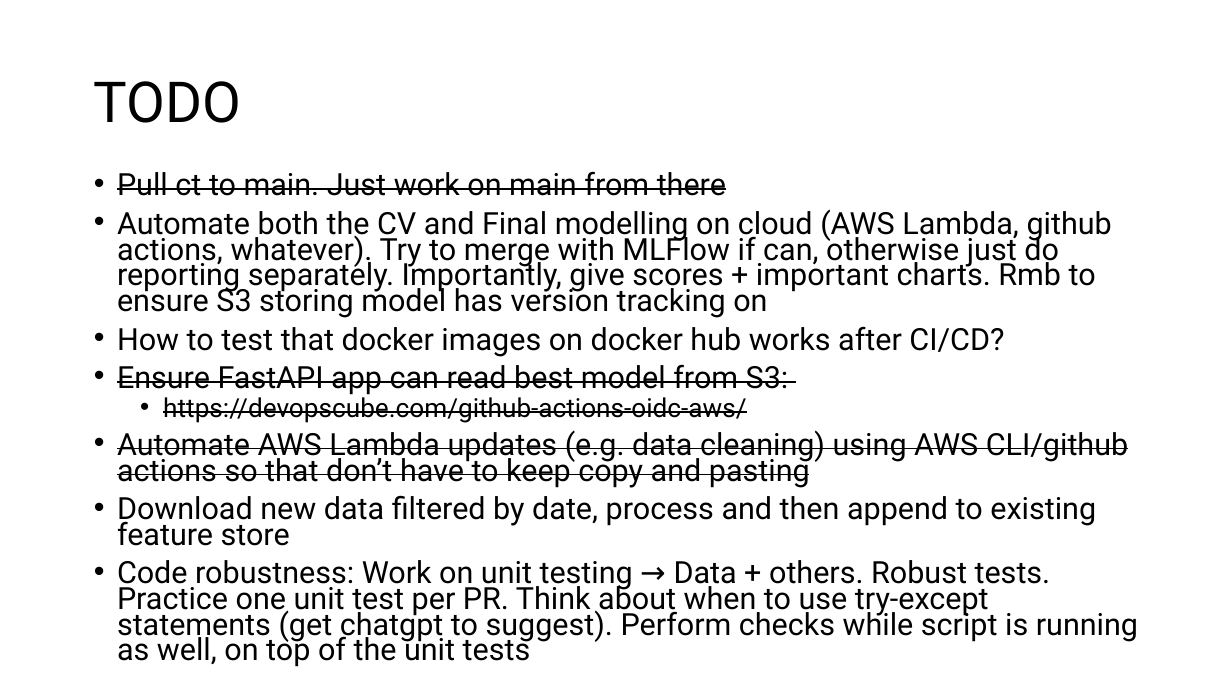
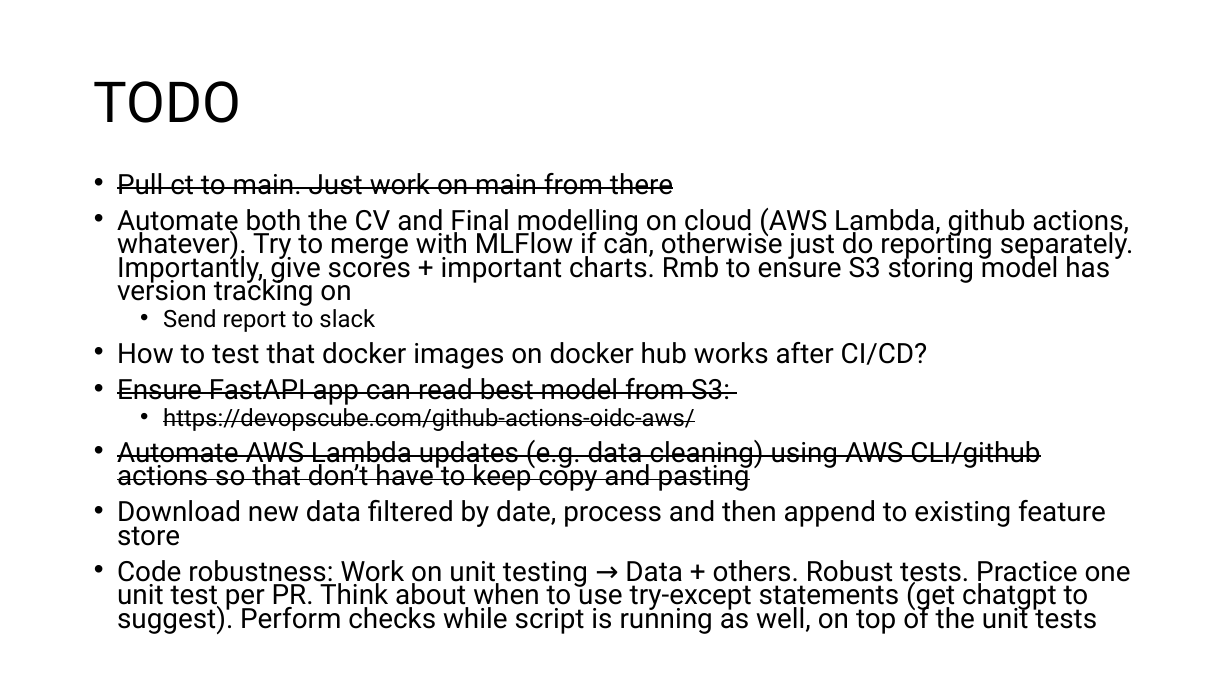
Before and after one commit to ziyu-toh/hdb-resale-prediction, a slide deck: slide 7 of docs/Architecture Overview.pptx. Drawn at 1232x693 pixels with LibreOffice and Linux fonts; fonts in the diff are those of the drawing. Boxes give left, top, right and bottom in pixels: in the first picture for what was removed or moved away, otherwise in the second. Text is boxed around its words. In the diff, an @@ line names an element or a change of style, - is before the commit and + after.

```diff
--- a/docs/Architecture Overview.pptx
+++ b/docs/Architecture Overview.pptx
@@ text at [117, 173, 1134, 634]: size 23.8 to 21.7 pt; size 20.4 to 18.6 pt in "https://devopscube.com/github-actions-oidc-aws/" @@
@@ text at [163, 309, 375, 332]: paragraph added @@
+  • Send report to slack
```
Also in this commit, not shown: 1 other slide changed, 1 other file.
